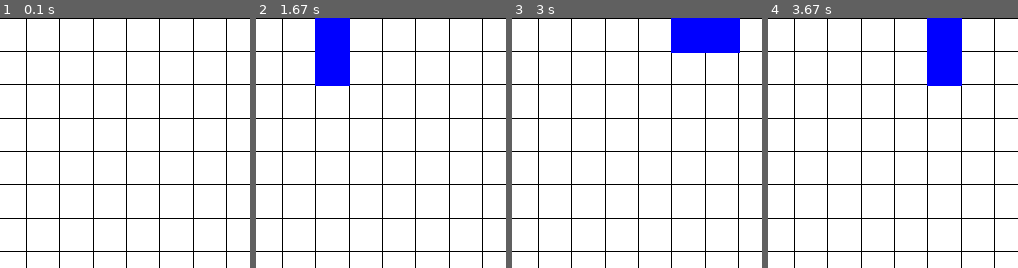
Above: before the commit, frames 1-4 (left to right).
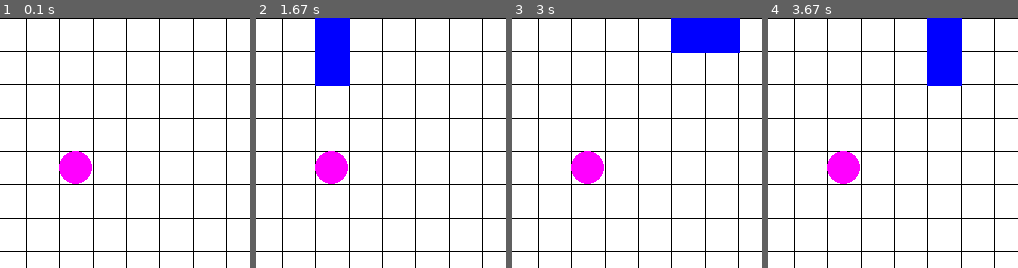
Above: after the commit, the same moments.

Repository: 1m188/snake
Game: pygame game, started from snake_pygame/main.py
Two runs of this game, one before a commit and one after it. Both use one fixed random seed, a clock stepped at 60 frames per second and the inputs below.
Inputs:
- Up to frame 1 (0.1 s): no input
- Up to frame 2 (1.67 s): tap Enter at 0.33 s; hold W 1.17-1.63 s
- Up to frame 3 (3 s): hold D 1.67-2.13 s; hold A 2.17-2.7 s; hold S from 2.73 s (still down)
- Up to frame 4 (3.67 s): release S at 3.03 s; hold A 3.07-3.47 s; hold W from 3.5 s (still down)
The pictures show only the part of the screen within x 21-71%, y 0-50%; the shares and areas given below are measured in that part.

The runs differ from the first frame. In frame 1, 1.4% of the frame differs, in the area x 23-37%, y 53-67%; in frame 2, 1.4%; in frame 3, 1.4%; in frame 4, 1.4%.

Commit message:
添加了食物以及相关的功能。

Diff:
--- a/snake_pygame/main.py
+++ b/snake_pygame/main.py
@@ -1,7 +1,7 @@
 import sys
 import pygame
 import config
-from sprite import Snake, Direction
+from sprite import Snake, Direction, Food
 
 pygame.init()
 
@@ -9,6 +9,8 @@
 pygame.display.set_caption("Snake")
 
 snake = Snake()
+food = Food()
+food.randGenPos(snake)
 
 clock = pygame.time.Clock()
 
@@ -34,6 +36,10 @@
 
     if snake.isDead():
         snake = Snake()
+        food.randGenPos(snake)
+
+    if snake.isGetFood(food):
+        food.randGenPos(snake)
 
     config.screen.fill((255, 255, 255))
 
@@ -44,4 +50,6 @@
 
     snake.draw(config.screen)
 
+    food.draw(config.screen)
+
     pygame.display.flip()
--- a/snake_pygame/sprite.py
+++ b/snake_pygame/sprite.py
@@ -1,8 +1,10 @@
 from enum import Enum
+from random import randint
 import pygame
 import config
 
 
+# 方向
 class Direction(Enum):
     UP = (0, -1)
     DOWN = (0, 1)
@@ -10,22 +12,26 @@
     RIGHT = (1, 0)
 
 
+# 蛇
 class Snake:
     def __init__(self):
         self.pos = [(2, 2), (1, 2)]
         self.curDir = Direction.RIGHT
         pygame.time.set_timer(pygame.USEREVENT + config.snakeMoveEventID, config.snakeMoveTimeInr)
 
+    # 蛇的移动
     def move(self):
         self.pos.pop(-1)
         head = self.pos[0]
         newHead = (head[0] + self.curDir.value[0], head[1] + self.curDir.value[1])
         self.pos.insert(0, newHead)
 
+    # 控制方向
     def ctrlDir(self, d: Direction):
         if (d == Direction.UP and self.curDir != Direction.DOWN) or (d == Direction.DOWN and self.curDir != Direction.UP) or (d == Direction.LEFT and self.curDir != Direction.RIGHT) or (d == Direction.RIGHT and self.curDir != Direction.LEFT):
             self.curDir = d
 
+    # 判断是否死亡
     def isDead(self) -> bool:
         head = self.pos[0]
         if head[0] < 0 or head[0] > config.horzInrNum - 1 or head[1] < 0 or head[1] > config.vertInrNum - 1:
@@ -35,8 +41,40 @@
                 return True
         return False
 
+    # 判断是否吃到食物
+    def isGetFood(self, food) -> bool:
+        return self.pos[0] == food.pos
+
     def draw(self, screen: pygame.surface.Surface):
         for pos in self.pos:
             rect = pygame.rect.Rect(pos[0] * config.horzInr, pos[1] * config.vertInr, config.horzInr + 2, config.vertInr + 2)
             color = (0, 0, 255)
             screen.fill(color, rect)
+
+
+# 食物
+class Food:
+    def __init__(self):
+        self.pos = None
+
+    # 随机生成食物，确保食物的坐标和之前的坐标以及蛇身的坐标不重合
+    def randGenPos(self, snake: Snake):
+        pos = None
+        while True:
+            pos = (randint(0, config.horzInrNum - 1), randint(0, config.vertInrNum - 1))
+            if pos == self.pos:
+                continue
+            isContinue = False
+            for p in snake.pos:
+                if pos == p:
+                    isContinue = True
+                    break
+            if isContinue:
+                continue
+            break
+        self.pos = pos
+
+    def draw(self, screen: pygame.surface.Surface):
+        color = (255, 0, 255)
+        rect = pygame.rect.Rect(self.pos[0] * config.horzInr, self.pos[1] * config.vertInr, config.horzInr, config.vertInr)
+        pygame.draw.ellipse(screen, color, rect)
